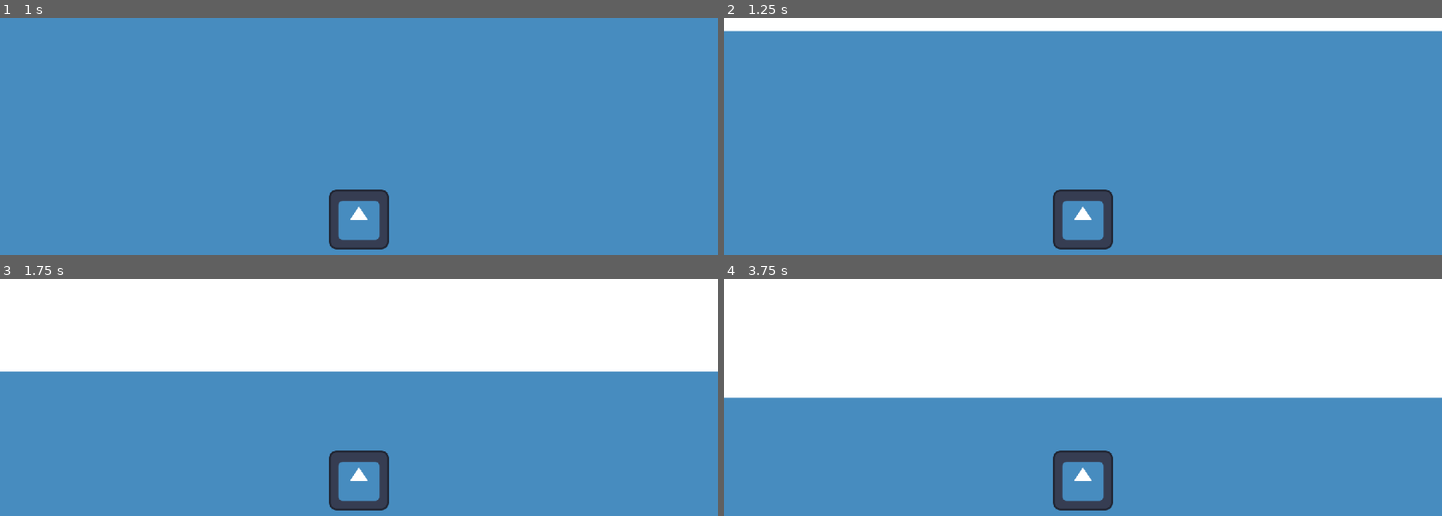
Above: before the commit, frames 1-4 (two rows, left to right).
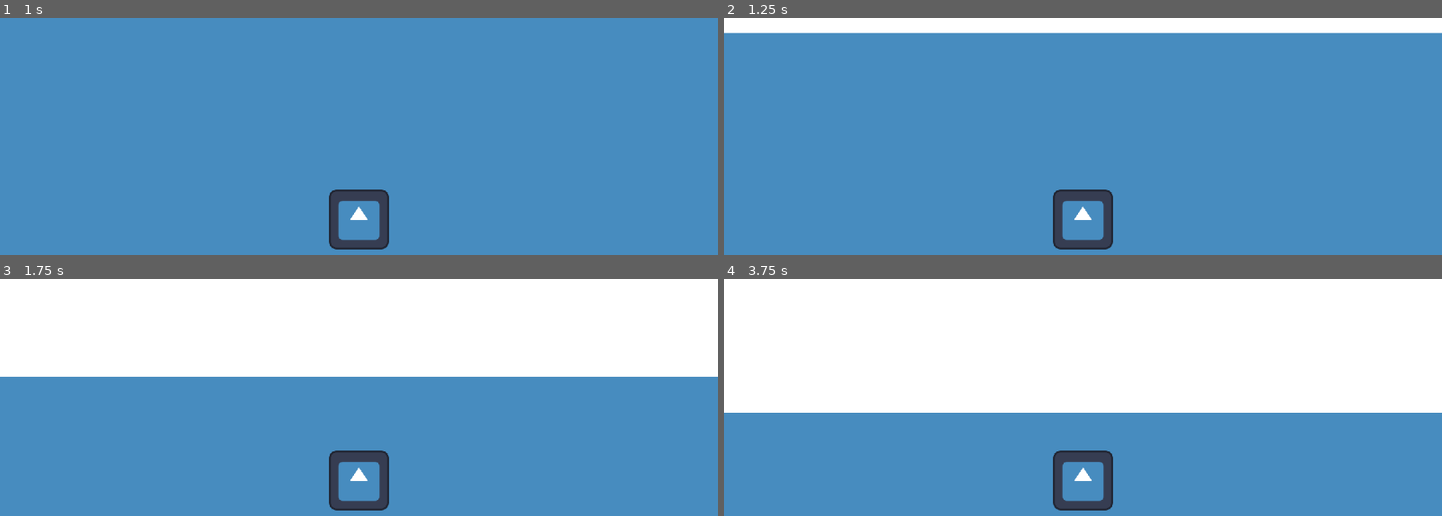
Above: after the commit, the same moments.

Repository: Likvik89/Built-to-scale
Game: Godot game, scene res://Scenes/level.tscn
Two runs of this game, one before a commit and one after it. Both use one fixed random seed, a clock stepped at 60 frames per second and the inputs below. The engine's default icon, where the game draws it, is replaced by a stand-in: a white triangle on a blue panel in a dark square.
Inputs:
- Up to frame 1 (1 s): tap Enter at 0.5 s; hold W (move_up) from 0.53 s (still down)
- Up to frame 2 (1.25 s): keep holding W (move_up)
- Up to frame 3 (1.75 s): keep holding W (move_up)
- Up to frame 4 (3.75 s): release W (move_up) at 2.03 s; hold A (move_left) 2.03-3.53 s; tap Space at 2.75 s; tap Enter at 3.5 s; hold S (move_down) from 3.53 s (still down)

Frame 1 is identical in both runs. In frame 2, 1.1% of the frame differs, in the area x 0-100%, y 5-7%; in frame 3, 2.3%; in frame 4, 6.5%, in the area x 0-100%, y 50-98%.

Commit message:
smoothment

Diff:
--- a/Scripts/player.gd
+++ b/Scripts/player.gd
@@ -35,19 +35,24 @@
 
 	if Input.is_action_pressed("move_up"):
 		#linear_velocity += Vector2(0,-1)*speed
-		Y = -1
+		if Y > -1:
+			Y -= 0.15
+
 		current_direction = linear_velocity
 	elif Input.is_action_pressed("move_down"):
 		#linear_velocity += Vector2(0,1)*speed
-		Y = 1
+		if Y < 1:
+			Y += 0.15
 		current_direction = linear_velocity
 	else: Y = 0
 	if Input.is_action_pressed("move_left"):
 		#linear_velocity += Vector2(-1,0)*speed
-		X = -1
+		if X > -1:
+			X -= 0.15
 		current_direction = linear_velocity
 	elif Input.is_action_pressed("move_right"):
 		#linear_velocity += Vector2(1,0)*speed
-		X = 1
+		if X < 1:
+			X += 0.15
 		current_direction = linear_velocity
 	else: X = 0
